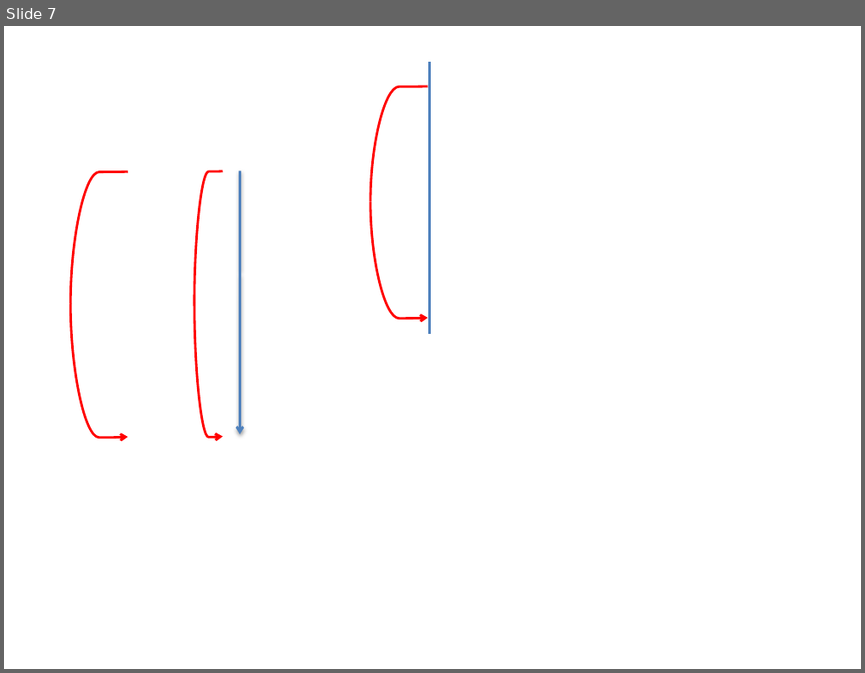
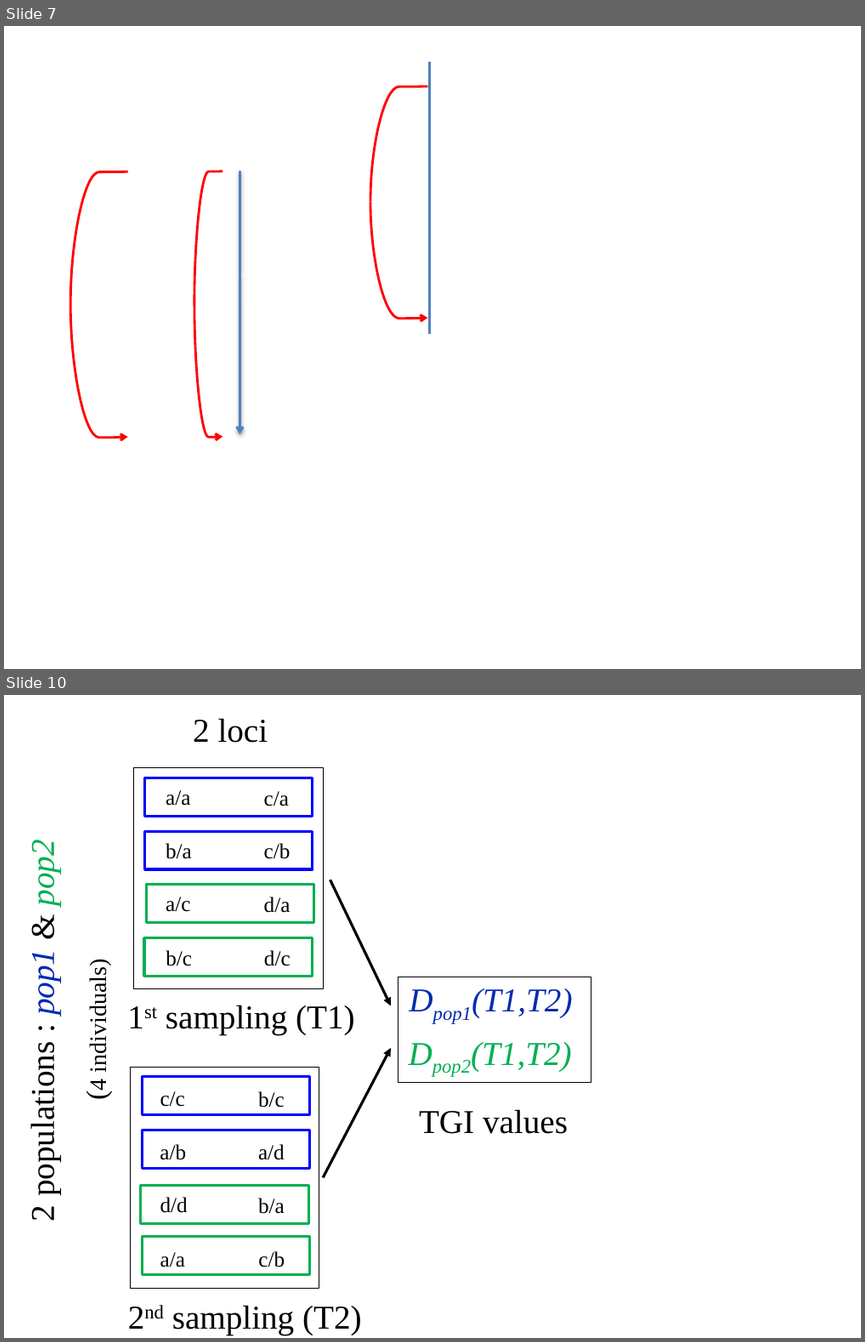
Before and after one commit to julian-wittische/Genetic_TBI_LCBD, a slide deck: Figures for TGI paper [Enregistrement automatique].pptx. Shown one above the other, each under a label of ours: slide 7 before the commit, slides 7 and 10 after it; the slides between them are not shown. The pictures are 865x673 and 865x1342 pixels, drawn with LibreOffice and Linux fonts; fonts in the diff are those of the drawing. Boxes give left, top, right and bottom in pixels: in the first picture for what was removed or moved away, otherwise in the second. Text is boxed around its words. In the diff, an @@ line names an element or a change of style, - is before the commit and + after.

```diff
--- a/Figures for TGI paper [Enregistrement automatique].pptx
+++ b/Figures for TGI paper [Enregistrement automatique].pptx
@@ slide 10 added at <box>4,695,861,1338</box>, background #FFFFFF @@
@@ group added at <box>24,718,591,1334</box>: 24 texts, 11 rectangles, 2 arrows @@
+2 populations : pop1 & pop2
+2 loci
+1st sampling (T1)
+a/a
+a/c
+b/a
+b/c
+c/a
+d/a
+c/b
+d/c
+(4 individuals)
+c/c
+d/d
+a/b
+a/a
+b/c
+b/a
+a/d
+c/b
+2nd sampling (T2)
+Dpop1(T1,T2)
+TGI values
+Dpop2(T1,T2)
```
Also in this commit, not shown: 2 other slides added, 9 other files.
